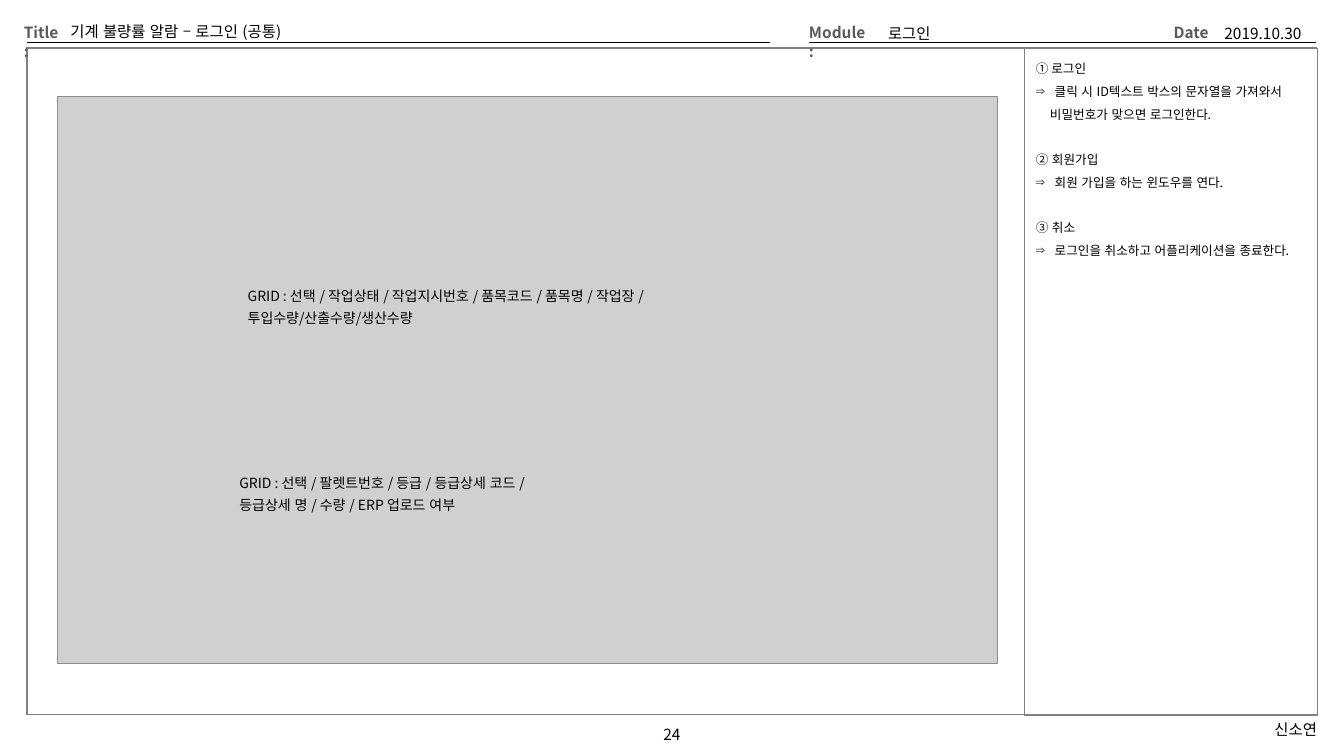
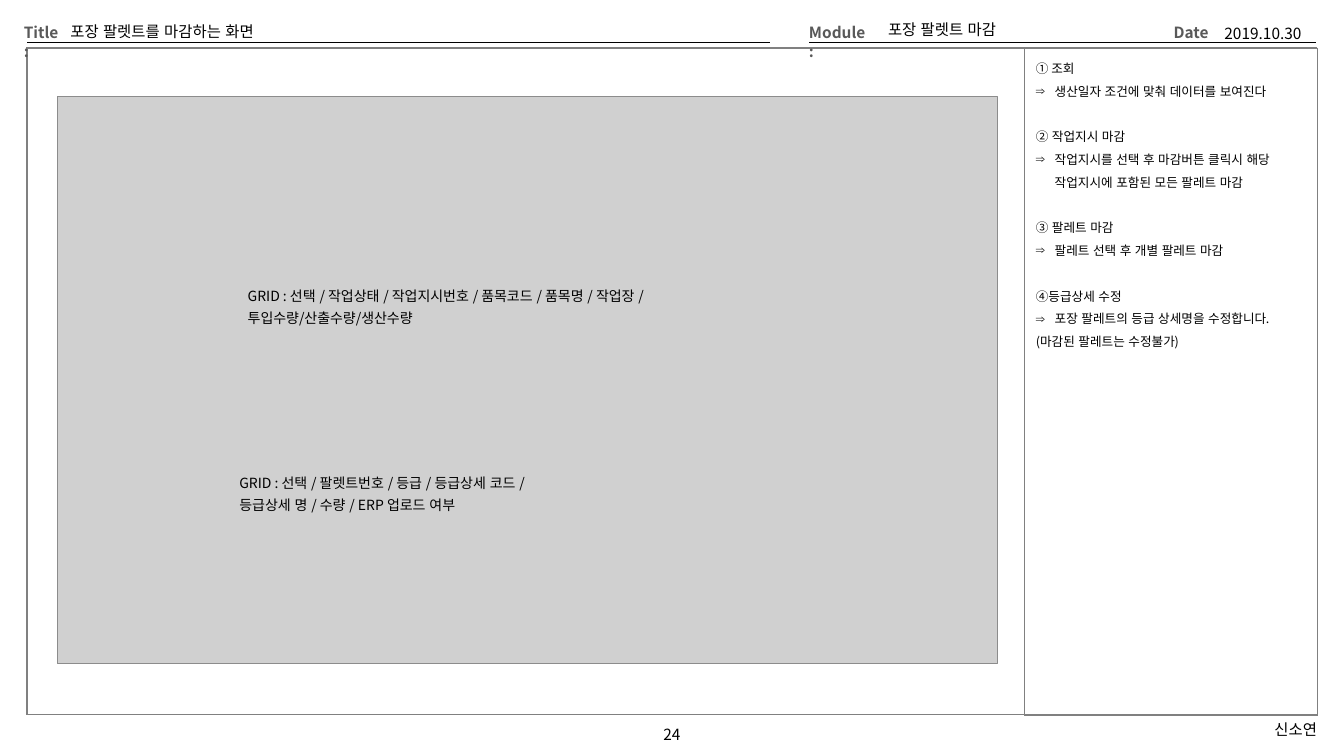
Before and after one commit to Cliedy-s/Team4, a slide deck: slide 24 of source/TEMP/Team4화면설계 - 오휘석.pptx. Drawn at 1344x756 pixels with LibreOffice and Linux fonts; fonts in the diff are those of the drawing; grey boxes stand for pictures. Boxes give left, top, right and bottom in pixels: in the first picture for what was removed or moved away, otherwise in the second. Text is boxed around its words. In the diff, an @@ line names an element or a change of style, - is before the commit and + after.

```diff
--- a/source/TEMP/Team4화면설계 - 오휘석.pptx
+++ b/source/TEMP/Team4화면설계 - 오휘석.pptx
@@ title at box(70, 24, 253, 39): text changed @@
-기계 불량률 알람 – 로그인 (공통)
+포장 팔렛트를 마감하는 화면
@@ text at box(888, 22, 996, 37): text changed @@
-로그인
+포장 팔렛트 마감
@@ text at box(1036, 62, 1270, 349): text changed @@
-① 로그인
-⇒ 클릭 시 ID텍스트 박스의 문자열을 가져와서
-비밀번호가 맞으면 로그인한다.
-② 회원가입
-⇒ 회원 가입을 하는 윈도우를 연다.
-③ 취소
-⇒ 로그인을 취소하고 어플리케이션을 종료한다.
+① 조회
+⇒ 생산일자 조건에 맞춰 데이터를 보여진다
+② 작업지시 마감
+⇒ 작업지시를 선택 후 마감버튼 클릭시 해당 작업지시에 포함된 모든 팔레트 마감
+③ 팔레트 마감
+⇒ 팔레트 선택 후 개별 팔레트 마감
+④등급상세 수정
+⇒ 포장 팔레트의 등급 상세명을 수정합니다.
+(마감된 팔레트는 수정불가)
```
Also in this commit, not shown: 15 other slides changed, 1 other file.
